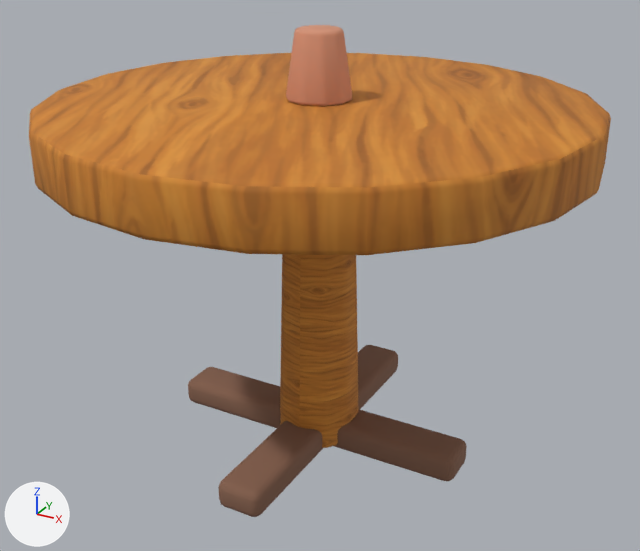
Two versions of the Blender file assets-source/blender/round-table.blend, one commit apart.
One viewpoint serves both versions: a 50 mm camera at (0.796, -1.443, 1.114) aimed at (0.01, -0.015, 0.4). The lights are fixed; the arrows at lower left show +X, +Y and +Z. The first picture is the older version.

Names of what the first picture shows: 'round_table_bud_vase', 'round_table_foot', 'round_table_foot.001', 'round_table_foot.002', 'round_table_foot.003', 'round_table_pedestal', 'round_table_textured_top'.
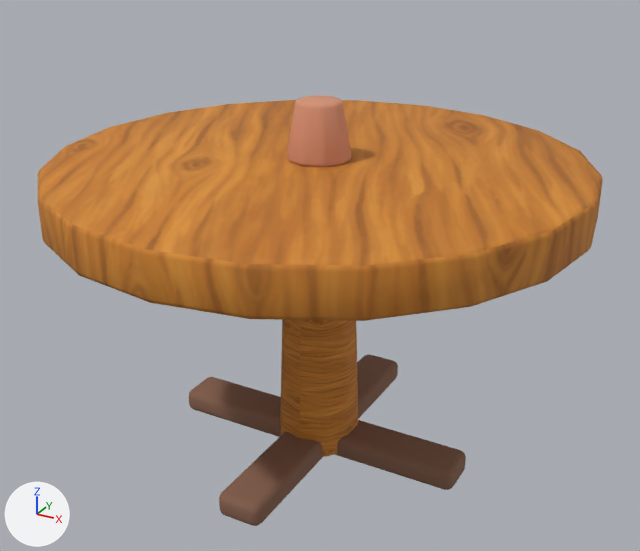
Where the newer file only moved an object's origin or applied its transform, the numbers keep the older frame.

Location of each change, (x1, y1, x2, y2) in pixels of the pictures (640 x 551 px):
'round_table_textured_top', moved, rescaled (9% taller)
    before: (29, 53, 611, 255)
    after: (38, 100, 603, 321)
'round_table_pedestal', moved, rescaled
    before: (280, 254, 359, 448)
    after: (280, 320, 358, 457)
'round_table_bud_vase', moved, rescaled (11% shorter)
    before: (286, 25, 352, 106)
    after: (287, 95, 351, 167)
'round_table_foot', moved, rescaled
    before: (334, 409, 467, 481)
    after: (334, 420, 466, 490)
'round_table_foot.003', moved, rescaled
    before: (218, 421, 323, 517)
    after: (219, 432, 323, 526)
'round_table_foot.002', moved, rescaled
    before: (188, 367, 281, 428)
    after: (189, 377, 281, 437)
'round_table_foot.001', moved, rescaled
    before: (358, 345, 398, 409)
    after: (357, 355, 398, 419)

The change, as a diff of the scene's bpy script:
```diff
--- a/assets-source/blender/round-table.blend.py
+++ b/assets-source/blender/round-table.blend.py
@@ me_cone_026 @@
-me_cone_026.from_pydata(...)  # 120 vertices, 102 faces; spans x -0.525..0.525, y -0.525..0.525, z -0.052..0.052
+me_cone_026.from_pydata(...)  # 120 vertices, 102 faces; spans x -0.525..0.525, y -0.525..0.525, z 0.545..0.637
+# me_cone_026 part 1: the whole mesh is scaled about its middle by (1, 1, 0.872), then moved by (0.0, 0.0, 0.591)
 me_cone_026.materials.append(mat_wood_honey_textured)
@@ me_cone_027 @@
-me_cone_027.from_pydata(...)  # 140 vertices, 132 faces; spans x -0.085..0.085, y -0.087..0.087, z -0.292..0.292
+me_cone_027.from_pydata(...)  # 140 vertices, 132 faces; spans x -0.085..0.085, y -0.087..0.087, z 0.009..0.519
+# me_cone_027 part 2: the whole mesh is scaled about its middle by (1, 1, 0.872), then moved by (0.0, 0.0, 0.264)
 me_cone_027.materials.append(mat_wood_honey_textured)
@@ me_cube_164 @@
-me_cube_164.from_pydata(...)  # 96 vertices, 98 faces; spans x -0.178..0.178, y -0.047..0.047, z -0.03..0.03
+me_cube_164.from_pydata(...)  # 96 vertices, 98 faces; spans x -0.031..0.326, y -0.047..0.047, z 0.0..0.052
+# me_cube_164 part 3: the whole mesh is scaled about its middle by (1, 1, 0.872), then moved by (0.147, 0.0, 0.026)
 me_cube_164.materials.append(mat_wood_dark)
@@ me_cube_165 @@
 # used by ob_round_table_foot_001; location = (0.0, 0.147, 0.05); rotation_euler = (0.0, 0.0, -1.571), in degrees (0, 0, -90)
-me_cube_165.from_pydata(...)  # 96 vertices, 98 faces; spans x -0.178..0.178, y -0.047..0.047, z -0.03..0.03
+me_cube_165.from_pydata(...)  # 96 vertices, 98 faces; spans x -0.179..0.178, y -0.047..0.047, z -0.05..0.002
+# me_cube_165 part 4: the whole mesh is scaled about its middle by (1, 1, 0.872), then moved by (0.0, 0.0, -0.024)
 me_cube_165.materials.append(mat_wood_dark)
@@ me_cube_166 @@
 # used by ob_round_table_foot_002; location = (-0.147, 0.0, 0.05); rotation_euler = (0.0, 0.0, -3.142), in degrees (0, 0, -180)
-me_cube_166.from_pydata(...)  # 96 vertices, 98 faces; spans x -0.178..0.178, y -0.047..0.047, z -0.03..0.03
+me_cube_166.from_pydata(...)  # 96 vertices, 98 faces; spans x -0.178..0.179, y -0.047..0.047, z -0.05..0.002
+# me_cube_166 part 5: the whole mesh is scaled about its middle by (1, 1, 0.872), then moved by (0.0, 0.0, -0.024)
 me_cube_166.materials.append(mat_wood_dark)
@@ me_cube_167 @@
 # used by ob_round_table_foot_003; location = (0.0, -0.147, 0.05); rotation_euler = (0.0, 0.0, -4.712), in degrees (0, 0, -270)
-me_cube_167.from_pydata(...)  # 96 vertices, 98 faces; spans x -0.178..0.178, y -0.047..0.047, z -0.03..0.03
+me_cube_167.from_pydata(...)  # 96 vertices, 98 faces; spans x -0.179..0.178, y -0.047..0.047, z -0.05..0.002
+# me_cube_167 part 6: the whole mesh is scaled about its middle by (1, 1, 0.872), then moved by (0.0, 0.0, -0.024)
 me_cube_167.materials.append(mat_wood_dark)
@@ me_cone_028 @@
-me_cone_028.from_pydata(...)  # 140 vertices, 132 faces; spans x -0.0607..0.0607, y -0.0624..0.0624, z -0.065..0.065
+me_cone_028.from_pydata(...)  # 140 vertices, 132 faces; spans x -0.0607..0.0607, y -0.0624..0.0624, z 0.6366..0.75
+# me_cone_028 part 7: the whole mesh is scaled about its middle by (1, 1, 0.872), then moved by (0.0, 0.0, 0.6933)
 me_cone_028.materials.append(mat_terracotta)
@@ ob_round_table_textured_top @@
 ob_round_table_textured_top = bpy.data.objects.new('round_table_textured_top', me_cone_026)
-ob_round_table_textured_top.location = (0.0, 0.0, 0.698)
+ob_round_table_textured_top.location = (0.0, 0.0, 0.0)
@@ ob_round_table_pedestal @@
 ob_round_table_pedestal = bpy.data.objects.new('round_table_pedestal', me_cone_027)
-ob_round_table_pedestal.location = (0.0, 0.0, 0.323)
+ob_round_table_pedestal.location = (0.0, 0.0, 0.0)
@@ ob_round_table_foot @@
 ob_round_table_foot = bpy.data.objects.new('round_table_foot', me_cube_164)
-ob_round_table_foot.location = (0.147, 0.0, 0.05)
+ob_round_table_foot.location = (0.0, 0.0, 0.0)
@@ ob_round_table_bud_vase @@
 ob_round_table_bud_vase = bpy.data.objects.new('round_table_bud_vase', me_cone_028)
-ob_round_table_bud_vase.location = (0.0, 0.0, 0.815)
+ob_round_table_bud_vase.location = (0.0, 0.0, 0.0)
```
